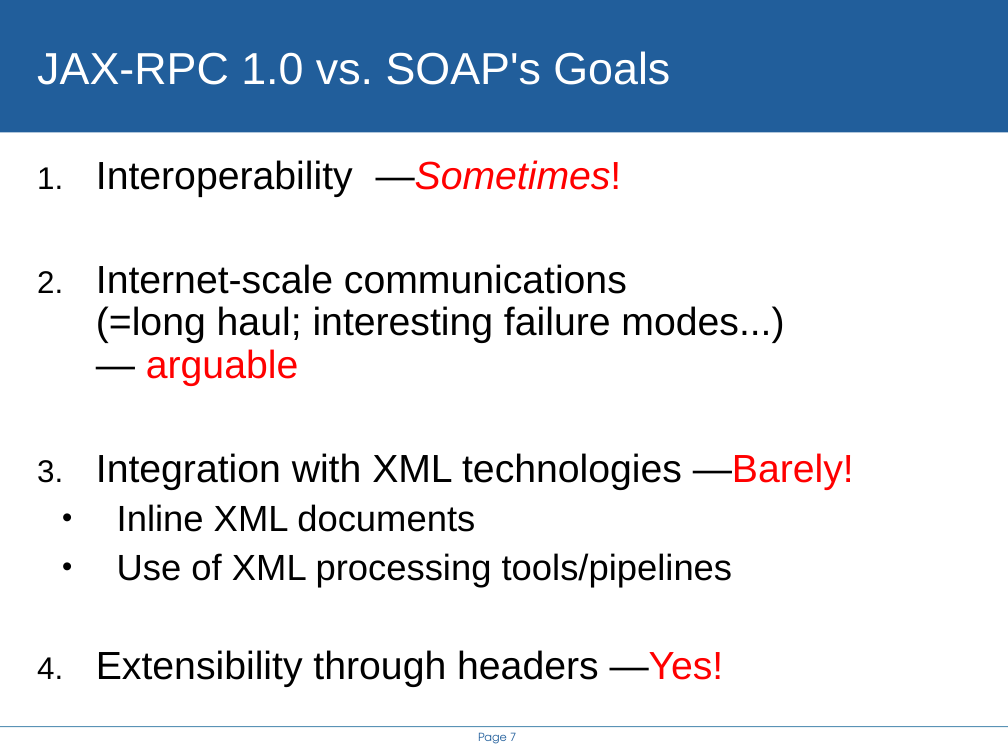
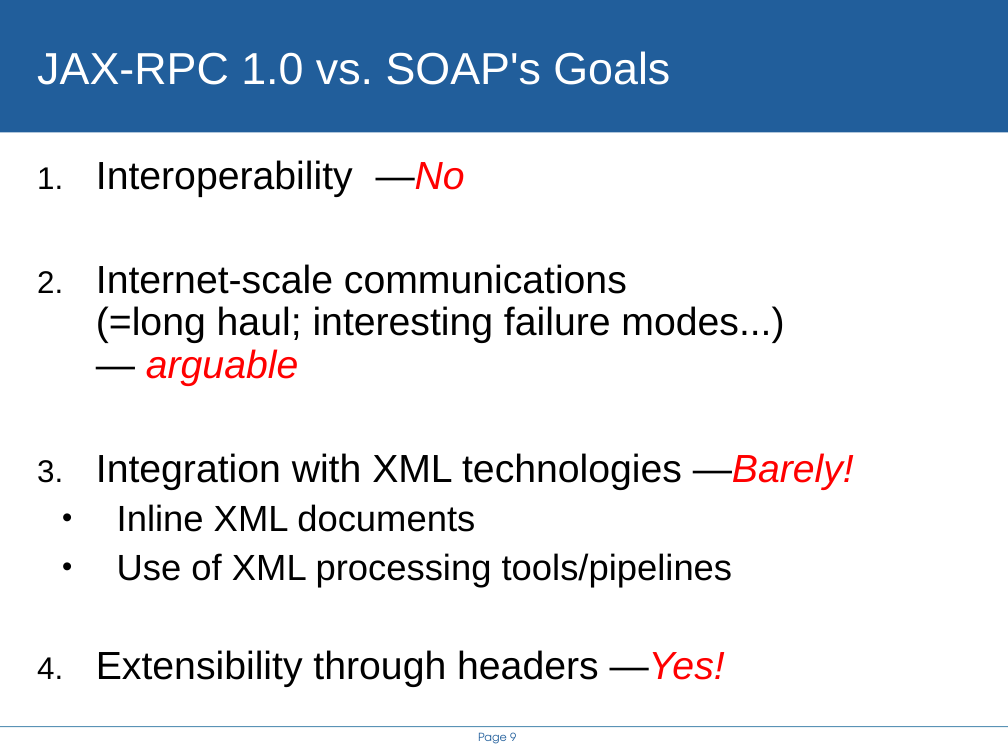
Before and after one commit to steveloughran/smartfrog, a slide deck: slide 9 of projects/alpine/doc/icws2005/rethinking_the_java_SOAP_stack.ppt (slide 7 before the commit). Drawn at 1008x756 pixels with LibreOffice and Linux fonts; fonts in the diff are those of the drawing; background and template pictures are left out. Boxes give left, top, right and bottom in pixels: in the first picture for what was removed or moved away, otherwise in the second. Text is boxed around its words. In the diff, an @@ line names an element or a change of style, - is before the commit and + after.

```diff
--- a/projects/alpine/doc/icws2005/rethinking_the_java_SOAP_stack.ppt
+++ b/projects/alpine/doc/icws2005/rethinking_the_java_SOAP_stack.ppt
@@ text at (x1=96, y1=160, x2=465, y2=197): text changed @@
-1. Interoperability —Sometimes!
+1. Interoperability —No
@@ text at (x1=96, y1=264, x2=854, y2=687): italic on in "arguable", "—Barely!", "—Yes!" @@
@@ page number at (x1=478, y1=732, x2=516, y2=744): text changed @@
-Page 7
+Page 9
```
Also in this commit, not shown: 8 other slides changed, 6 slides added, 2 slides removed, 14 other files.
